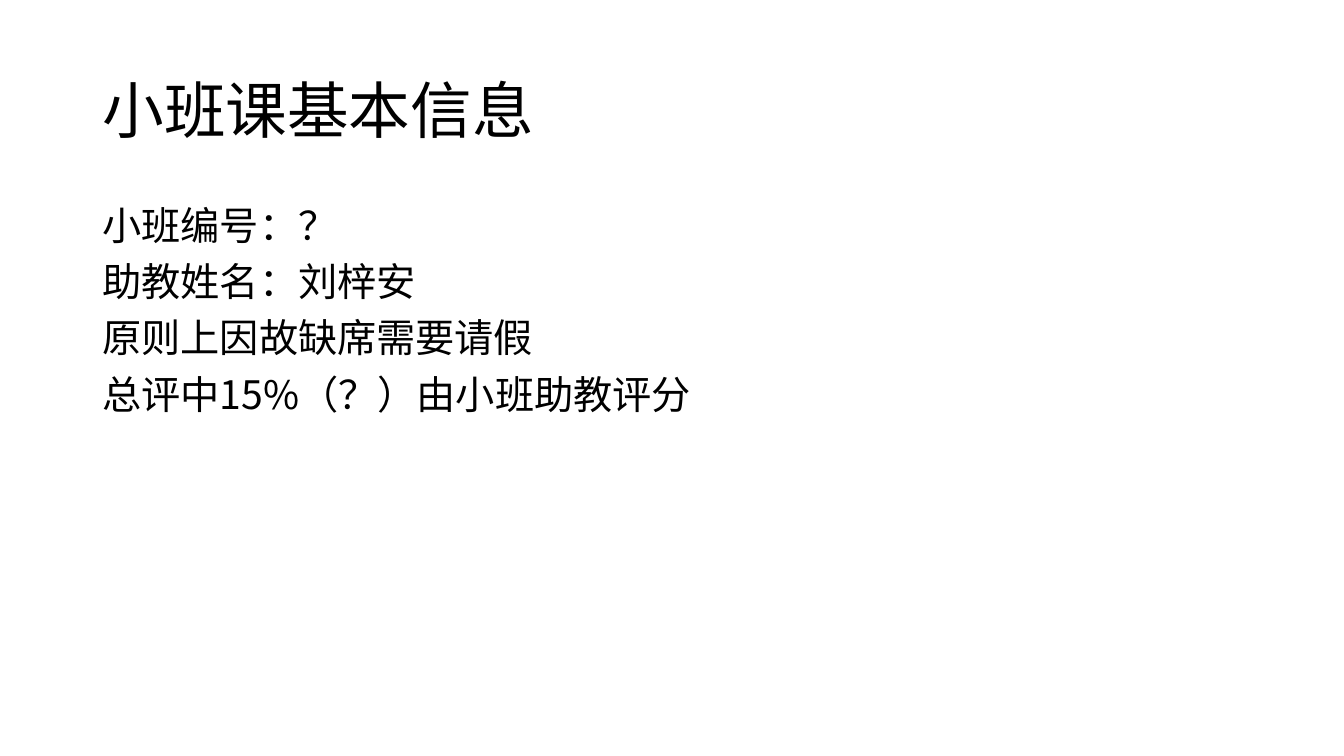
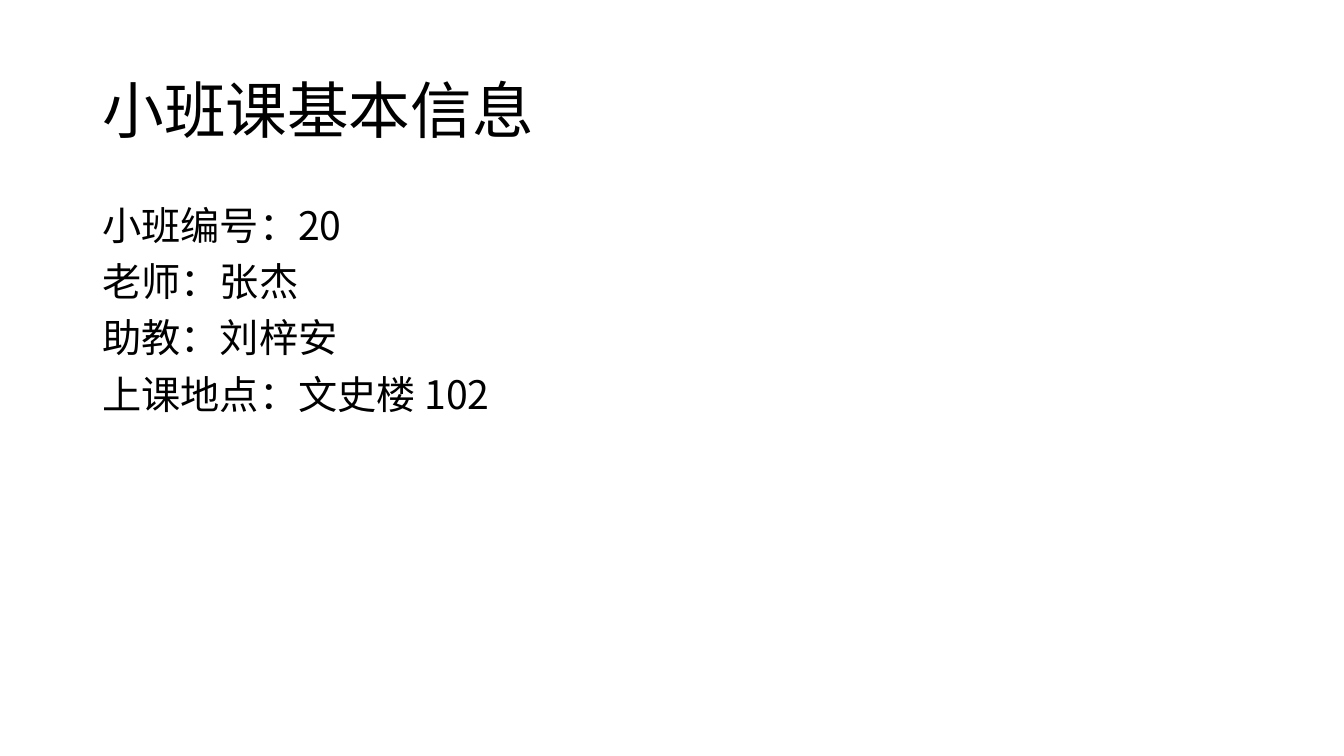
Before and after one commit to zsLiuZian/ics25, a slide deck: slide 7 of resource/seminar/Week1.pptx (slide 3 before the commit). Drawn at 1344x756 pixels with LibreOffice and Linux fonts; fonts in the diff are those of the drawing. Boxes give left, top, right and bottom in pixels: in the first picture for what was removed or moved away, otherwise in the second. Text is boxed around its words. In the diff, an @@ line names an element or a change of style, - is before the commit and + after.

```diff
--- a/resource/seminar/Week1.pptx
+++ b/resource/seminar/Week1.pptx
@@ text at (x1=102, y1=207, x2=489, y2=412): text changed @@
-小班编号：？
-助教姓名：刘梓安
-原则上因故缺席需要请假
-总评中15%（？）由小班助教评分
+小班编号：20
+老师：张杰
+助教：刘梓安
+上课地点：文史楼 102
```
Also in this commit, not shown: 8 other slides changed, 33 slides added, 4 other files.
